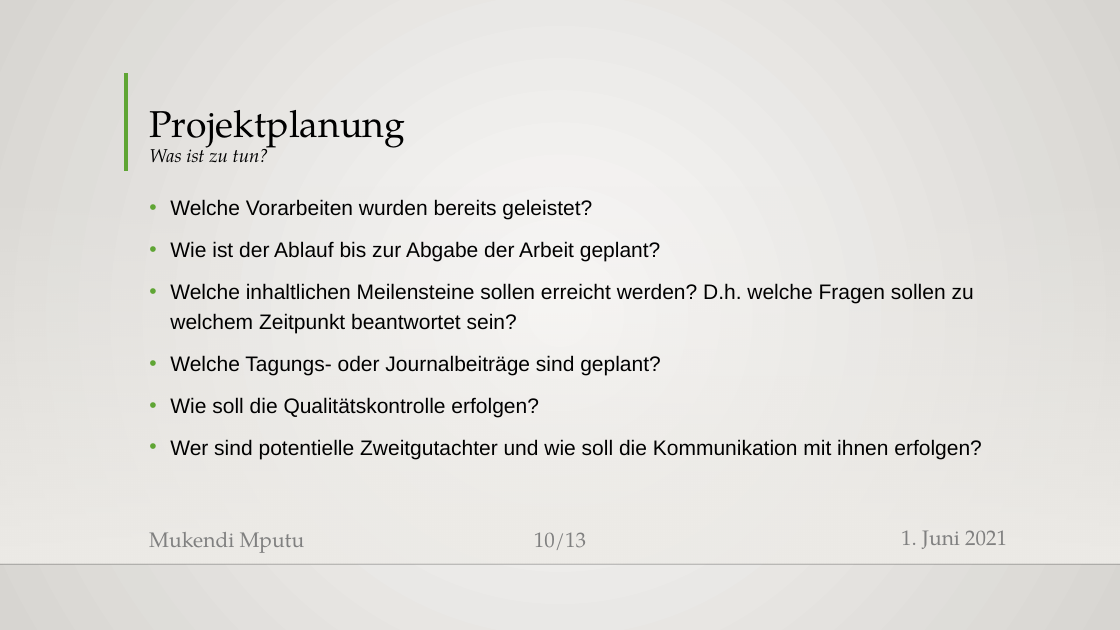
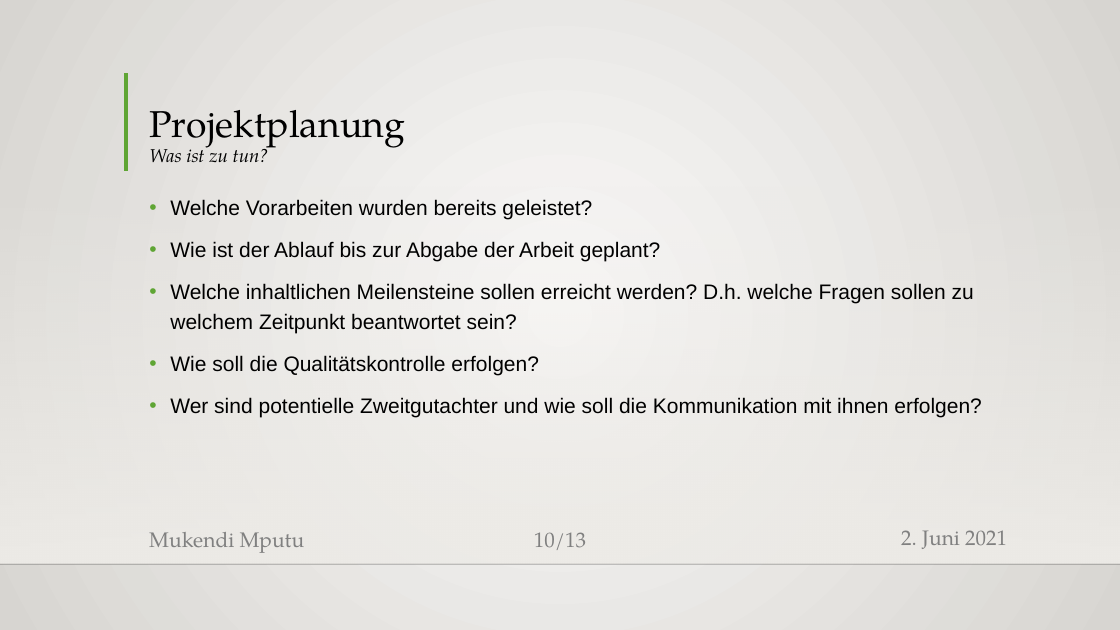
Before and after one commit to MukendiMputu/BachelorThesis, a slide deck: slide 10 of Proposalvortrag.pptx. Drawn at 1120x630 pixels with LibreOffice and Linux fonts; fonts in the diff are those of the drawing; background and template pictures are left out. Boxes give left, top, right and bottom in pixels: in the first picture for what was removed or moved away, otherwise in the second. Text is boxed around its words. In the diff, an @@ line names an element or a change of style, - is before the commit and + after.

```diff
--- a/Proposalvortrag.pptx
+++ b/Proposalvortrag.pptx
@@ text at <box>170,355,661,375</box>: paragraph removed @@
-• Welche Tagungs- oder Journalbeiträge sind geplant?
@@ text at <box>901,530,1007,549</box>: text changed @@
-1. Juni 2021
+2. Juni 2021
```
Also in this commit, not shown: 10 other slides changed, 1 slide added, 1 slide removed, 4 other files.
